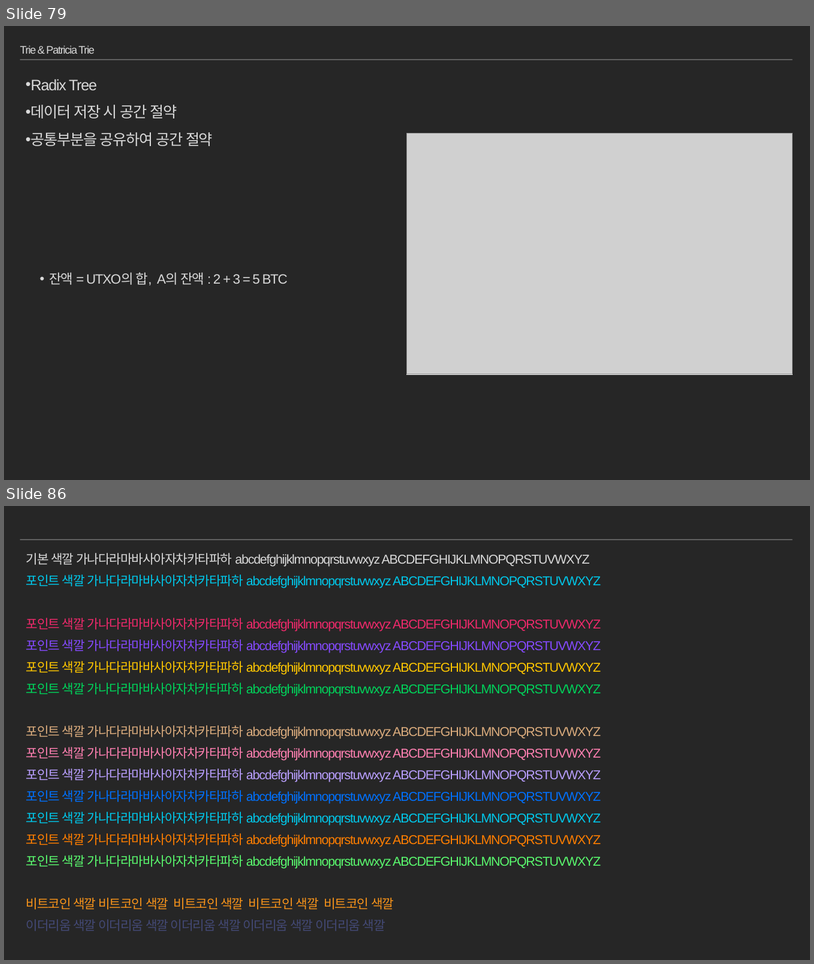
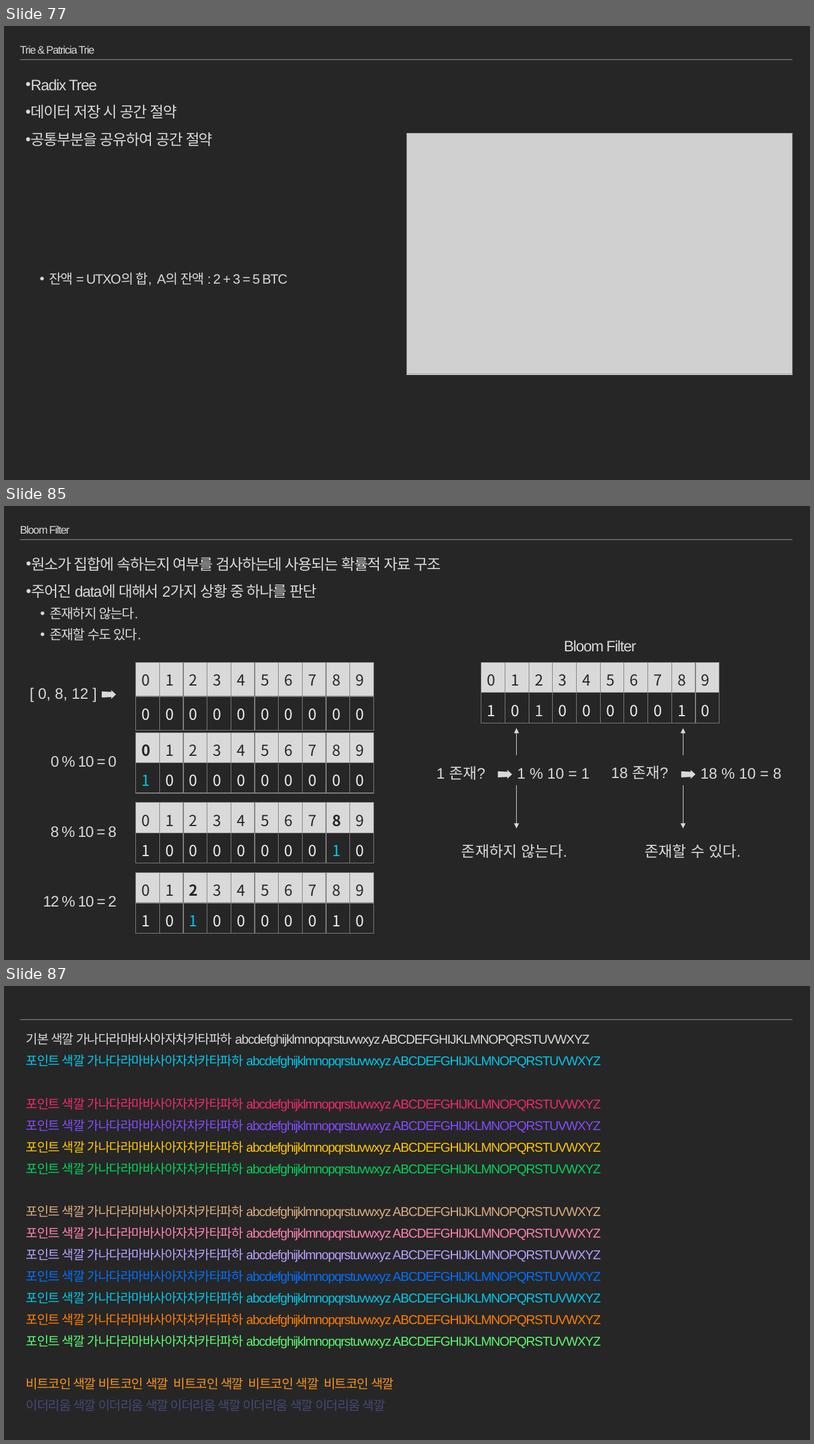
Before and after one commit to moss0801/blockchain-doc, a slide deck: General/Blockchain Part2.pptx. Shown one above the other, each under a label of ours: slides 79 and 86 before the commit, slides 77, 85 and 87 after it; the slides between them are not shown. The pictures are 814x964 and 814x1444 pixels, drawn with LibreOffice and Linux fonts; fonts in the diff are those of the drawing; grey boxes stand for pictures. Boxes give left, top, right and bottom in pixels: in the first picture for what was removed or moved away, otherwise in the second. Text is boxed around its words. In the diff, an @@ line names an element or a change of style, - is before the commit and + after.

```diff
--- a/General/Blockchain Part2.pptx
+++ b/General/Blockchain Part2.pptx
@@ slide 85 added at [4, 506, 810, 960], background #262626; not listed: 1 template element that a slide beside it also shows @@
@@ title added at [20, 526, 69, 534], 13 pt, text #D9D9D9 @@
+Bloom Filter
@@ text added at [31, 557, 441, 640], 18 pt, text #D9D9D9 @@
+• 원소가 집합에 속하는지 여부를 검사하는데 사용되는 확률적 자료 구조
+• 주어진 data에 대해서 2가지 상황 중 하나를 판단
+  • 존재하지 않는다.
+  • 존재할 수도 있다.
@@ text added at [564, 640, 636, 652], 18 pt, text #D9D9D9 @@
+Bloom Filter
@@ table added at [136, 662, 372, 723], 2 rows, 10 columns @@
+0 | 1 | 2 | 3 | 4 | 5 | 6 | 7 | 8 | 9
+0 | 0 | 0 | 0 | 0 | 0 | 0 | 0 | 0 | 0
@@ table added at [482, 662, 717, 723], 2 rows, 10 columns @@
+0 | 1 | 2 | 3 | 4 | 5 | 6 | 7 | 8 | 9
+1 | 0 | 1 | 0 | 0 | 0 | 0 | 0 | 1 | 0
@@ text added at [38, 688, 89, 700], 18 pt, text #D9D9D9 @@
+[ 0, 8, 12 ] ➡
@@ table added at [136, 732, 372, 793], 2 rows, 10 columns @@
+0 | 1 | 2 | 3 | 4 | 5 | 6 | 7 | 8 | 9
+1 | 0 | 0 | 0 | 0 | 0 | 0 | 0 | 0 | 0
@@ arrow added from (517, 755) to (517, 728), #D9D9D9 1 pt @@
@@ arrow added from (683, 755) to (683, 728), #D9D9D9 1 pt @@
@@ text added at [51, 756, 117, 766], 18 pt, text #D9D9D9 @@
+0 % 10 = 0
@@ text added at [437, 766, 485, 780], 18 pt, text #D9D9D9 @@
+1 존재?
@@ text added at [518, 768, 590, 778], 18 pt, text #D9D9D9 @@
+➡ 1 % 10 = 1
@@ text added at [611, 765, 668, 779], 18 pt, text #D9D9D9 @@
+18 존재?
@@ text added at [701, 768, 782, 779], 18 pt, text #D9D9D9 @@
+➡ 18 % 10 = 8
@@ arrow added from (517, 785) to (517, 828), #D9D9D9 1 pt @@
@@ arrow added from (683, 785) to (683, 828), #D9D9D9 1 pt @@
@@ table added at [136, 802, 372, 863], 2 rows, 10 columns @@
+0 | 1 | 2 | 3 | 4 | 5 | 6 | 7 | 8 | 9
+1 | 0 | 0 | 0 | 0 | 0 | 0 | 0 | 1 | 0
@@ text added at [51, 826, 117, 837], 18 pt, text #D9D9D9 @@
+8 % 10 = 8
@@ text added at [462, 844, 568, 858], 18 pt, text #D9D9D9 @@
+존재하지 않는다.
@@ text added at [645, 844, 741, 858], 18 pt, text #D9D9D9 @@
+존재할 수 있다.
@@ table added at [136, 873, 372, 933], 2 rows, 10 columns @@
+0 | 1 | 2 | 3 | 4 | 5 | 6 | 7 | 8 | 9
+1 | 0 | 1 | 0 | 0 | 0 | 0 | 0 | 1 | 0
@@ text added at [43, 895, 117, 906], 18 pt, text #D9D9D9 @@
+12 % 10 = 2
@@ what was slide 79 is now slide 77 @@
@@ what was slide 86 is now slide 87 @@
```
Also in this commit, not shown: 6 slides changed, 7 other slides added, 7 slides removed, 1 other file.
